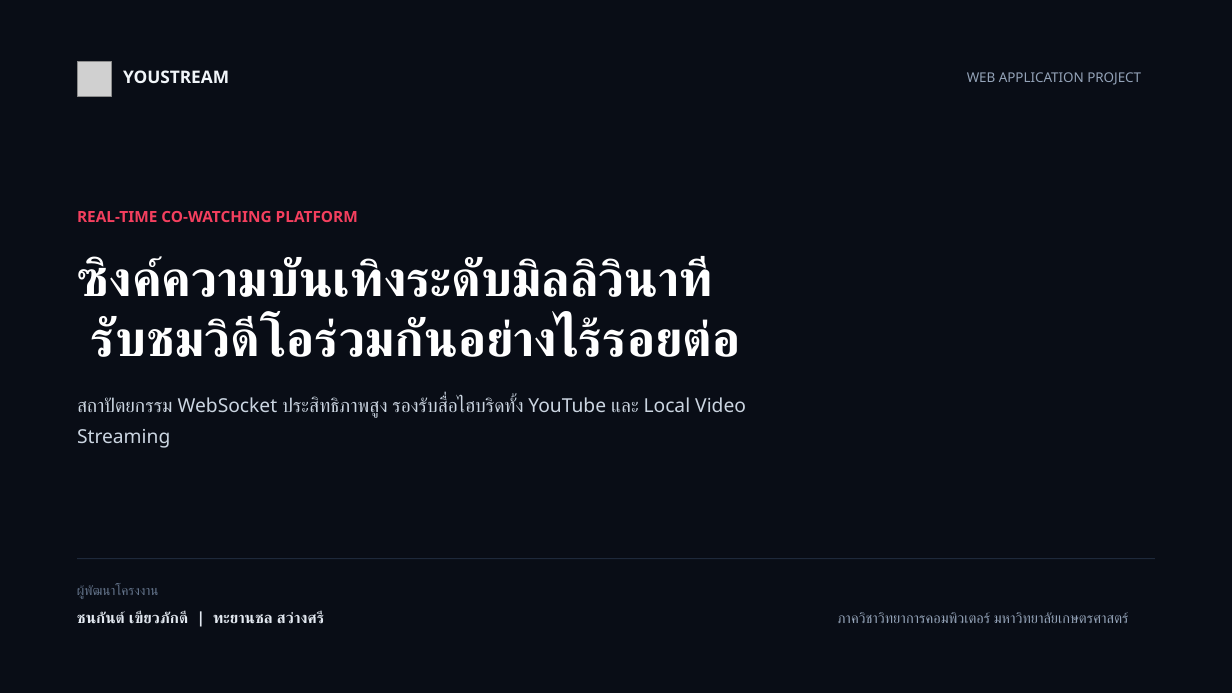
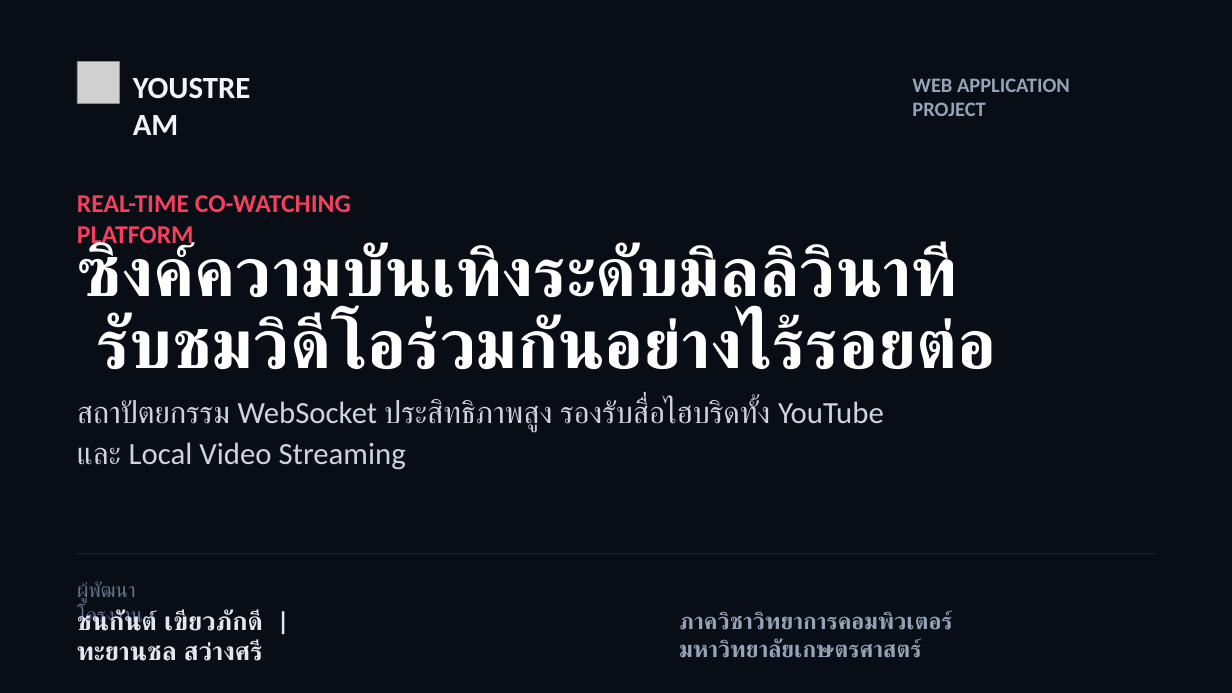
Before and after one commit to PeterGamez/YouStream, a slide deck: slide 1 of YouStream Presentation.pptx. Drawn at 1232x693 pixels with LibreOffice and Linux fonts; fonts in the diff are those of the drawing; grey boxes stand for pictures; background and template pictures are left out. Boxes give left, top, right and bottom in pixels: in the first picture for what was removed or moved away, otherwise in the second. Text is boxed around its words. In the diff, an @@ line names an element or a change of style, - is before the commit and + after.

```diff
--- a/YouStream Presentation.pptx
+++ b/YouStream Presentation.pptx
@@ picture: place and size @@
-picture at [77,62,112,97]
+picture at [77,62,119,104]
@@ text "YOUSTREAM": place and size @@
-text "YOUSTREAM" at [123,70,229,83]
+text "YOUSTREAM" at [133,67,256,104]
@@ text "YOUSTREAM" at [133,67,256,104]: size 13.5 to 24 pt, font Noto Sans to Calibri @@
@@ text "WEB APPLICATION PROJECT": place and size @@
-text "WEB APPLICATION PROJECT" at [967,72,1141,85]
+text "WEB APPLICATION PROJECT" at [912,78,1070,116]
@@ text "WEB APPLICATION PROJECT" at [912,78,1070,116]: size 10.5 to 16 pt, font Noto Sans to Calibri, bold on @@
@@ text "REAL-TIME CO-WATCHING PLATFORM" at [77,195,351,249]: size 12 to 20 pt, font Noto Sans to Calibri @@
@@ text "REAL-TIME CO-WATCHING PLATFORM": place and size @@
-text "REAL-TIME CO-WATCHING PLATFORM" at [77,211,358,222]
+text "REAL-TIME CO-WATCHING PLATFORM" at [77,195,351,249]
@@ text "ซิงค์ความบันเทิงระดับมิลลิวินาที รับชมวิดีโอร่วมกันอย่างไร้ร ...": place and size @@
-text "ซิงค์ความบันเทิงระดับมิลลิวินาที รับชมวิดีโอร่วมกันอย่างไร้ร ..." at [77,257,740,357]
+text "ซิงค์ความบันเทิงระดับมิลลิวินาที รับชมวิดีโอร่วมกันอย่างไร้ร ..." at [77,243,996,369]
@@ text "ซิงค์ความบันเทิงระดับมิลลิวินาที รับชมวิดีโอร่วมกันอย่างไร้ร ..." at [77,243,996,369]: size 39 to 54 pt, font Noto Sans to Calibri; line spacing 46.8pt to 55.8pt @@
@@ text "สถาปัตยกรรม WebSocket ประสิทธิภาพสูง รองรับสื่อไฮบริดทั้ง Yo ..." at [77,399,884,470]: size 15 to 24 pt, font Noto Sans to Calibri; line spacing 24pt to 31.2pt @@
@@ rectangle: place and size @@
-rectangle at [77,558,1155,559]
+rectangle at [77,554,1155,555]
@@ text "ผู้พัฒนาโครงงาน" at [77,582,136,605]: size 10.5 to 16 pt, font Noto Sans to Calibri @@
@@ text "ชนกันต์ เขียวภักดี | ทะยานชล สว่างศรี" at [77,610,261,661]: size 12 to 20 pt, font Noto Sans to Calibri @@
@@ text "ภาควิชาวิทยาการคอมพิวเตอร์ มหาวิทยาลัยเกษตรศาสตร์": place and size @@
-text "ภาควิชาวิทยาการคอมพิวเตอร์ มหาวิทยาลัยเกษตรศาสตร์" at [837,612,1128,623]
+text "ภาควิชาวิทยาการคอมพิวเตอร์ มหาวิทยาลัยเกษตรศาสตร์" at [679,611,952,658]
@@ text "ภาควิชาวิทยาการคอมพิวเตอร์ มหาวิทยาลัยเกษตรศาสตร์" at [679,611,952,658]: size 11.2 to 18 pt, font Noto Sans to Calibri, bold on @@
```
Also in this commit, not shown: 7 other slides changed, 4 slides added, 4 slides removed.
